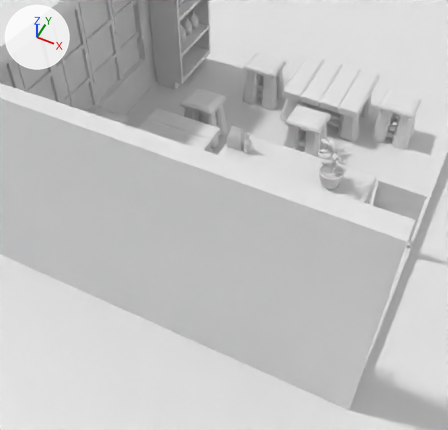
One commit to the glTF model coffeeshop.glb: the scene before it, then after it.
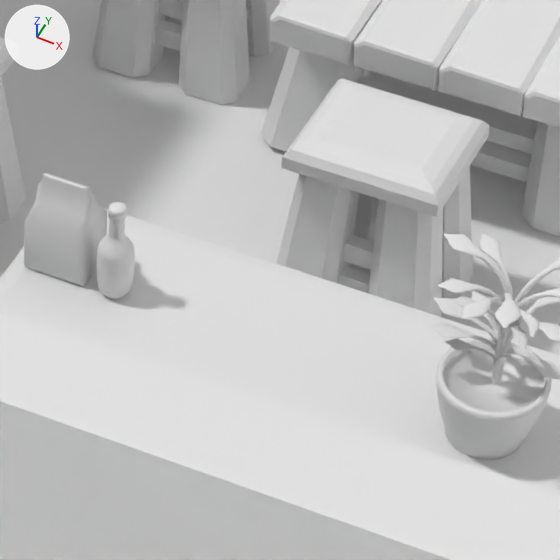
Each version appears first from a camera (50 mm lens) standing at (6.33, -14.14, 16.02) and looking at (0.67, -2.84, 1.89), and next in a close-up on the part from 50% to 77% of the width and 20% to 49% of the height. Lighting does not change. The marker at upper left points along +X, +Y and +Z. Materials are left out; every surface is plain grey. Where no turn or scale is listed for an object, it has been applied to the vertices.
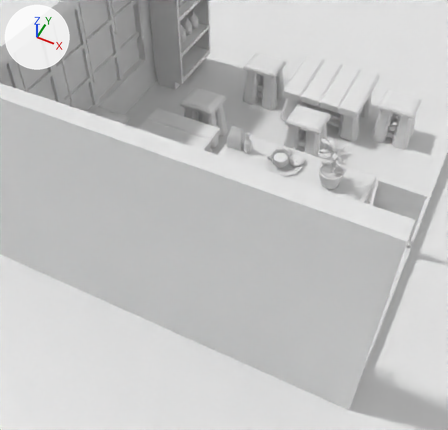
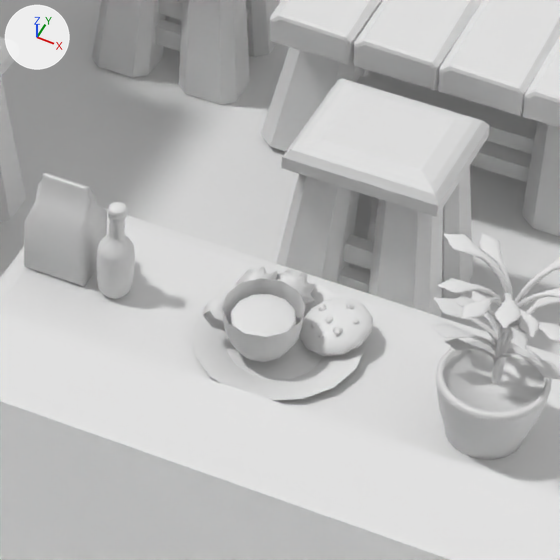
The edits, one by one:
Mesh me_circle_009 is new.
It has 48 vertices, 78 faces and spans x -3.37..3.37, y -3.37..3.37, z 0.0..0.41.
Mesh me_circle_004 is new.
It has 172 vertices, 308 faces and spans x -1.54..2.34, y -1.54..1.54, z 0.0..2.02.
Mesh me_circle_008 is new.
It has 192 vertices, 376 faces and spans x -2.13..1.0, y -1.0..1.45, z -0.03..1.22.
Mesh me_circle_007 is new.
It has 60 vertices, 116 faces and spans x -1.6..1.6, y -1.6..1.6, z 0.0..0.56.
Mesh me_cube_013 is new.
It has 22 vertices, 40 faces and spans x -0.555..0.489, y -0.513..0.466, z -0.419..0.382.
Object 'Plate' (ob_plate) is new; it shows me_circle_009.
Its location is (1.75, -0.879, 2.821).
Its rotation in degrees is (2.5, 2, -74).
Its scale is (0.175, -0.175, 0.175).
Object 'cup' (ob_cup) is new; it shows me_circle_004.
Its location is (1.668, -0.968, 2.87).
Its rotation in degrees is (-2.2, 2.3, -168).
Its scale is (0.175, -0.175, 0.175).
Object 'cookies' (ob_cookies) is new; it shows me_circle_008.
Its location is (1.673, -0.474, 2.937).
Its rotation in degrees is (13, -0.5, 2.8).
Its scale is (0.175, -0.175, 0.175).
Object 'Cube.034' (ob_cube_034) is new; it shows me_cube_013.
Its parent is ob_cookie.
Its location is (0.362, 0.603, 0.513).
Its rotation in degrees is (86, 10, -93).
Its scale is (0.501, 0.501, 0.501).
Object 'cookie' (ob_cookie) is new; it shows me_circle_007.
Its location is (2.077, -0.668, 2.94).
Its rotation in degrees is (9.5, -13, 1.4).
Its scale is (0.161, -0.161, 0.161).
Object 'Cube.033' (ob_cube_033) is new; it shows me_cube_013.
Its parent is ob_cookie.
Its location is (-0.792, 0.414, 0.48).
Its rotation in degrees is (72, -9.7, -79).
Its scale is (0.303, 0.303, 0.303).
Object 'Cube.032' (ob_cube_032) is new; it shows me_cube_013.
Its parent is ob_cookie.
Its location is (-0.249, 0.915, 0.469).
Its rotation in degrees is (-54, -144, -23).
Its scale is (0.261, 0.261, 0.261).

Changed parts and their boxes [x1, y1, x2, y2] in the close-ups (560 x 560 px):
'cup', added: after [202, 278, 305, 362]
'Plate', added: after [192, 283, 366, 400]
'cookie', added: after [299, 298, 373, 356]
'cookies', added: after [236, 266, 317, 304]
'Cube.034', added: after [333, 327, 342, 337]
'Cube.033', added: after [311, 323, 316, 329]
'Cube.032', added: after [318, 334, 324, 338]
